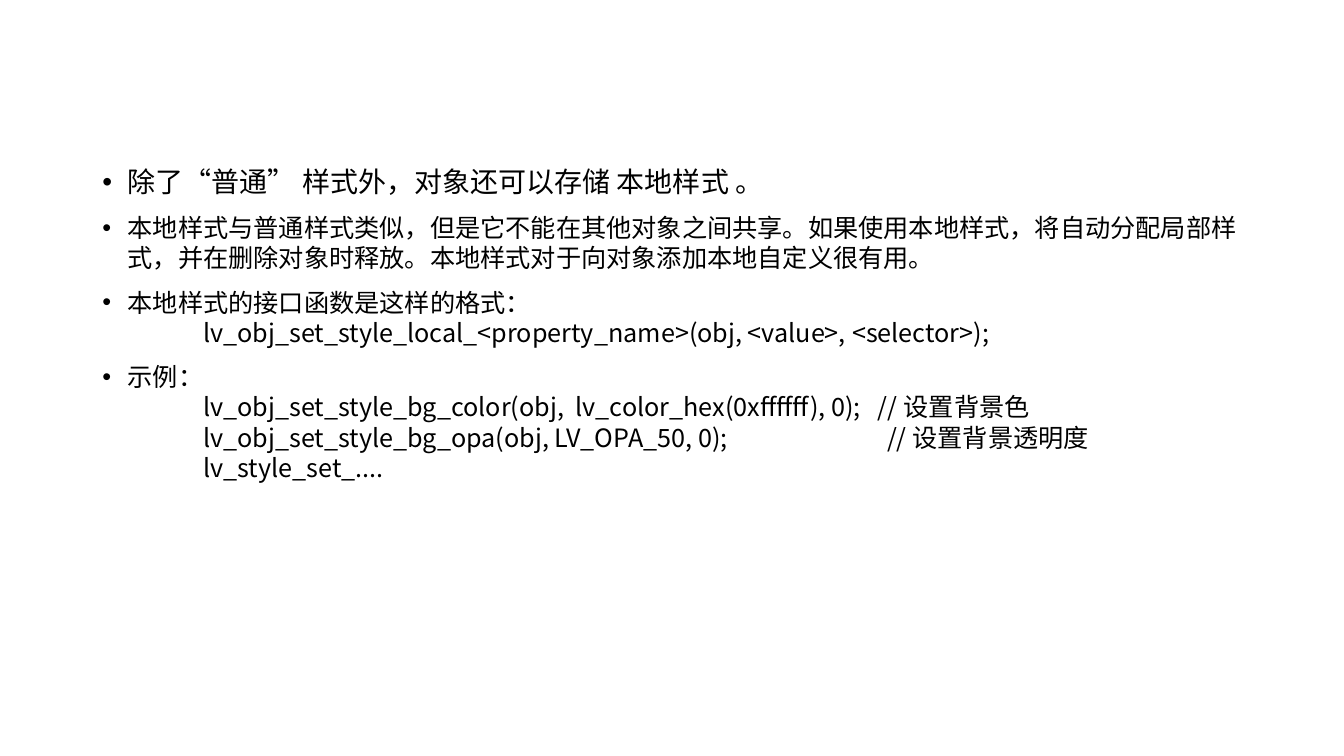
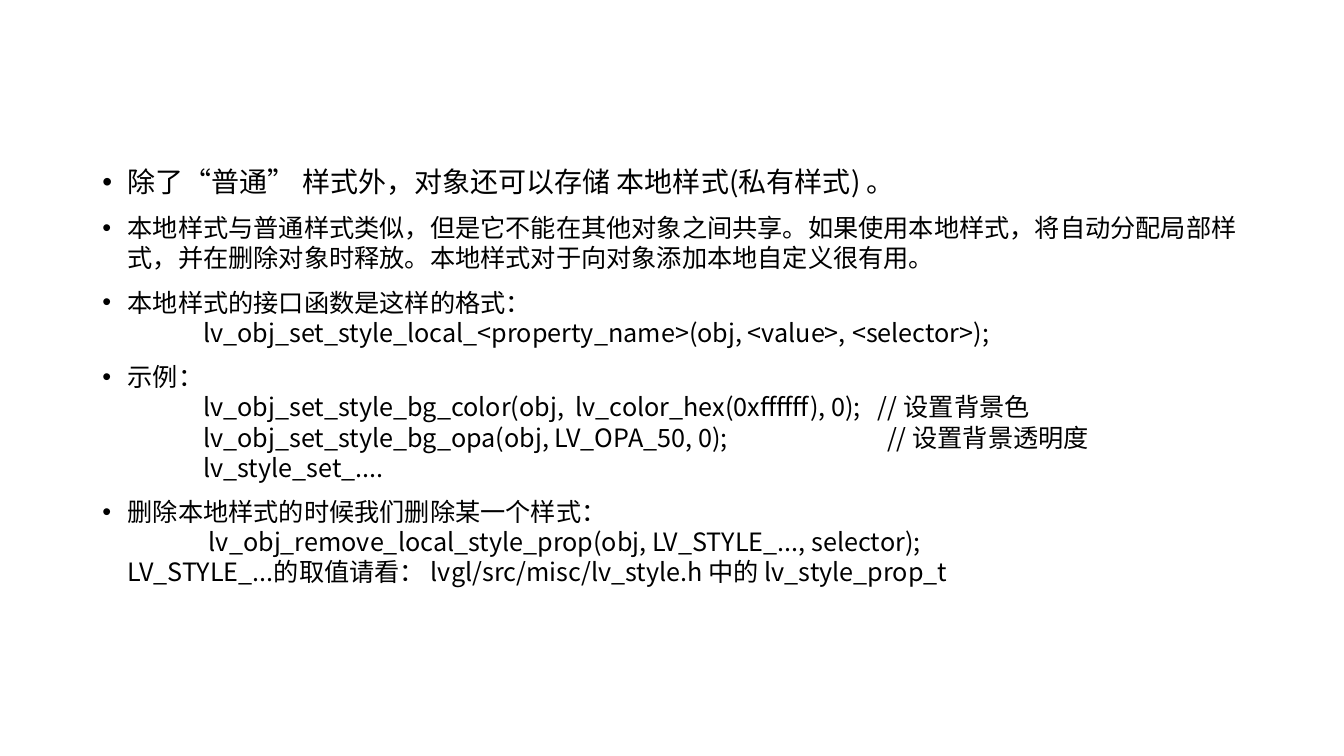
Before and after one commit to namefyw/100ask_lvgl, a slide deck: slide 15 of 01_视频教程/课堂PPT/2-2-5_基础对象的样式(styles).pptx. Drawn at 1344x756 pixels with LibreOffice and Linux fonts; fonts in the diff are those of the drawing; background and template pictures are left out. Boxes give left, top, right and bottom in pixels: in the first picture for what was removed or moved away, otherwise in the second. Text is boxed around its words. In the diff, an @@ line names an element or a change of style, - is before the commit and + after.

Commit message:
更新：2-2-5_基础对象的样式(styles).pptx

```diff
--- a/01_视频教程/课堂PPT/2-2-5_基础对象的样式(styles).pptx
+++ b/01_视频教程/课堂PPT/2-2-5_基础对象的样式(styles).pptx
@@ text at [128, 168, 895, 198]: text changed @@
-• 除了“普通” 样式外，对象还可以存储 本地样式 。
+• 除了“普通” 样式外，对象还可以存储 本地样式(私有样式) 。
@@ text at [128, 499, 947, 588]: paragraph added @@
+• 删除本地样式的时候我们删除某一个样式：
+  lv_obj_remove_local_style_prop(obj, LV_STYLE_..., selector);
+  LV_STYLE_...的取值请看： lvgl/src/misc/lv_style.h 中的 lv_style_prop_t
```
